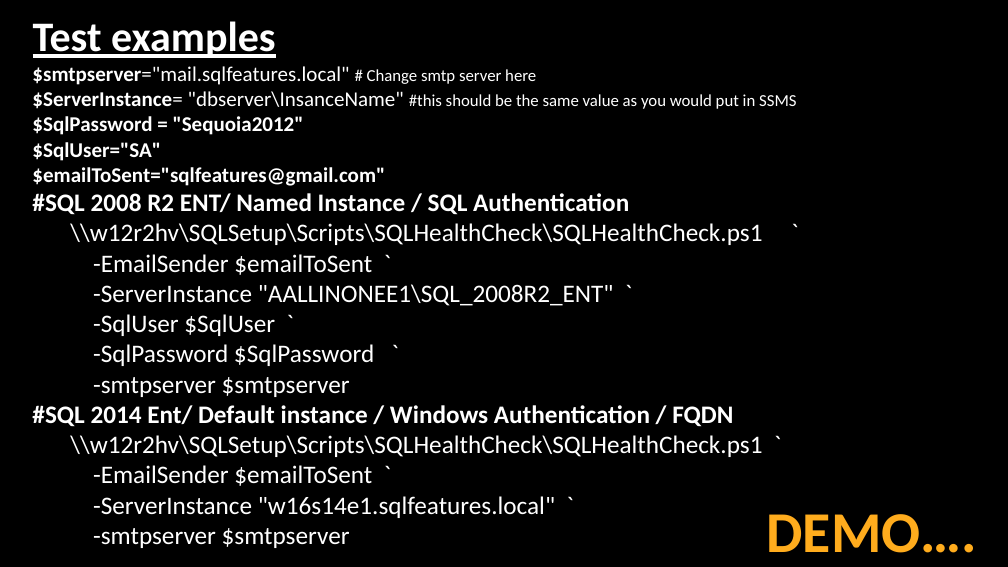
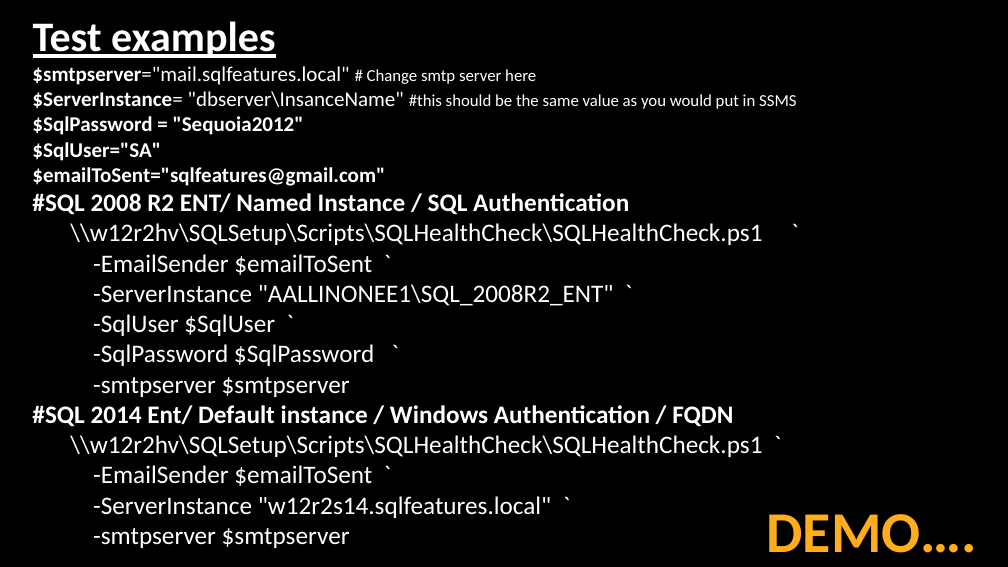
Before and after one commit to hedaprakash/SQLHealthCheck, a slide deck: slide 11 of Consolidated Essential Performance Health Check using PowerShell.pptx (slide 13 before the commit). Drawn at 1008x567 pixels with LibreOffice and Linux fonts; fonts in the diff are those of the drawing; background and template pictures are left out. Boxes give left, top, right and bottom in pixels: in the first picture for what was removed or moved away, otherwise in the second. Text is boxed around its words. In the diff, an @@ line names an element or a change of style, - is before the commit and + after.

```diff
--- a/Consolidated Essential Performance Health Check using PowerShell.pptx
+++ b/Consolidated Essential Performance Health Check using PowerShell.pptx
@@ text at bbox=[93, 496, 552, 518]: text changed @@
-  -ServerInstance "w16s14e1.sqlfeatures.local" `
+  -ServerInstance "w12r2s14.sqlfeatures.local" `
```
Also in this commit, not shown: 12 other slides changed, 2 slides removed, 5 other files.
